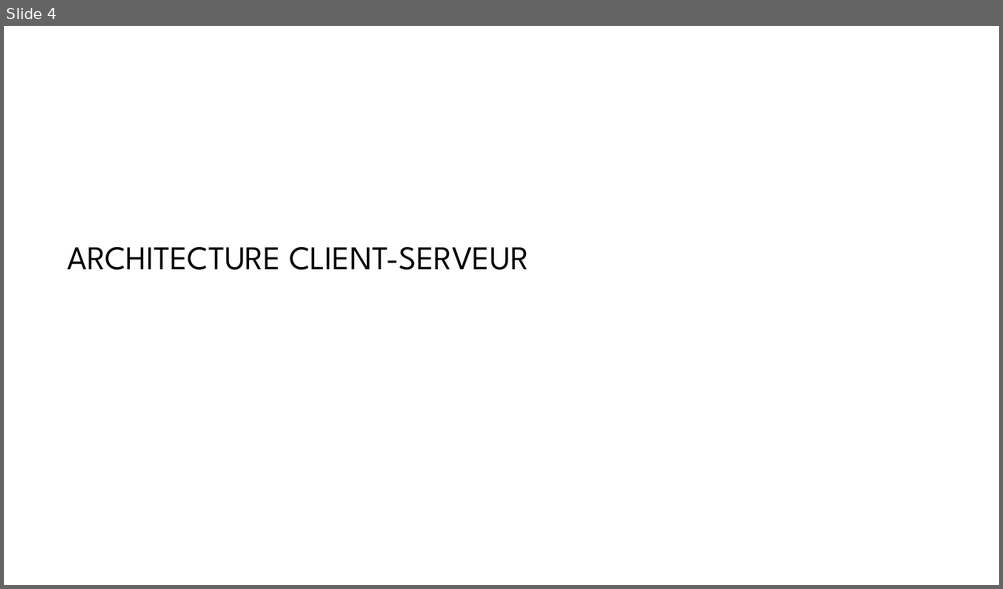
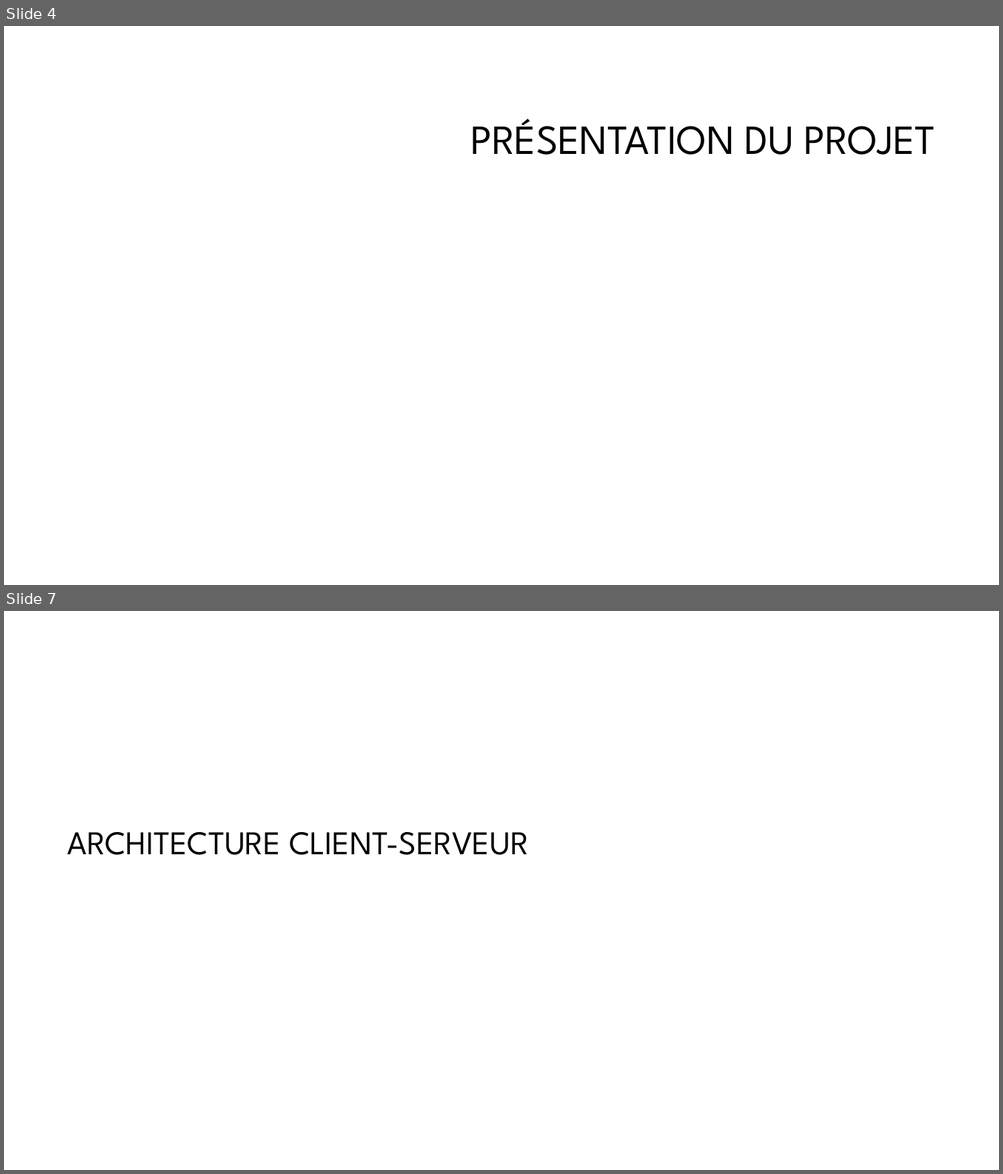
Before and after one commit to khameds/react_vite_blog_testing, a slide deck: presentation/presentation.pptx. Shown one above the other, each under a label of ours: slide 4 before the commit, slides 4 and 7 after it; the slides between them are not shown. The pictures are 1003x589 and 1003x1174 pixels, drawn with LibreOffice and Linux fonts; fonts in the diff are those of the drawing; background and template pictures are left out. Boxes give left, top, right and bottom in pixels: in the first picture for what was removed or moved away, otherwise in the second. Text is boxed around its words. In the diff, an @@ line names an element or a change of style, - is before the commit and + after.

```diff
--- a/presentation/presentation.pptx
+++ b/presentation/presentation.pptx
@@ slide 4 added at bbox=[4, 26, 999, 585], background #FFFFFF @@
@@ title added at bbox=[470, 118, 936, 155], 40 pt, text #000000 @@
+PRÉSENTATION DU PROJET
@@ what was slide 4 is now slide 7 @@
```
Also in this commit, not shown: 2 slides changed, 3 other slides added, 2 slides removed, 19 other files.
